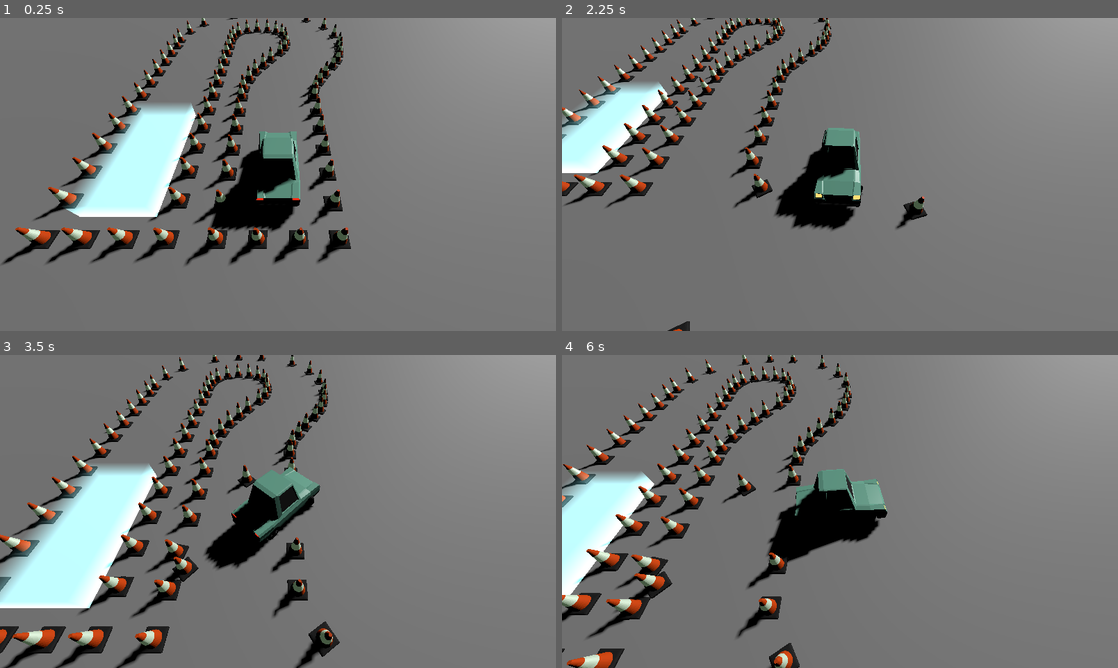
Above: before the commit, frames 1-4 (two rows, left to right).
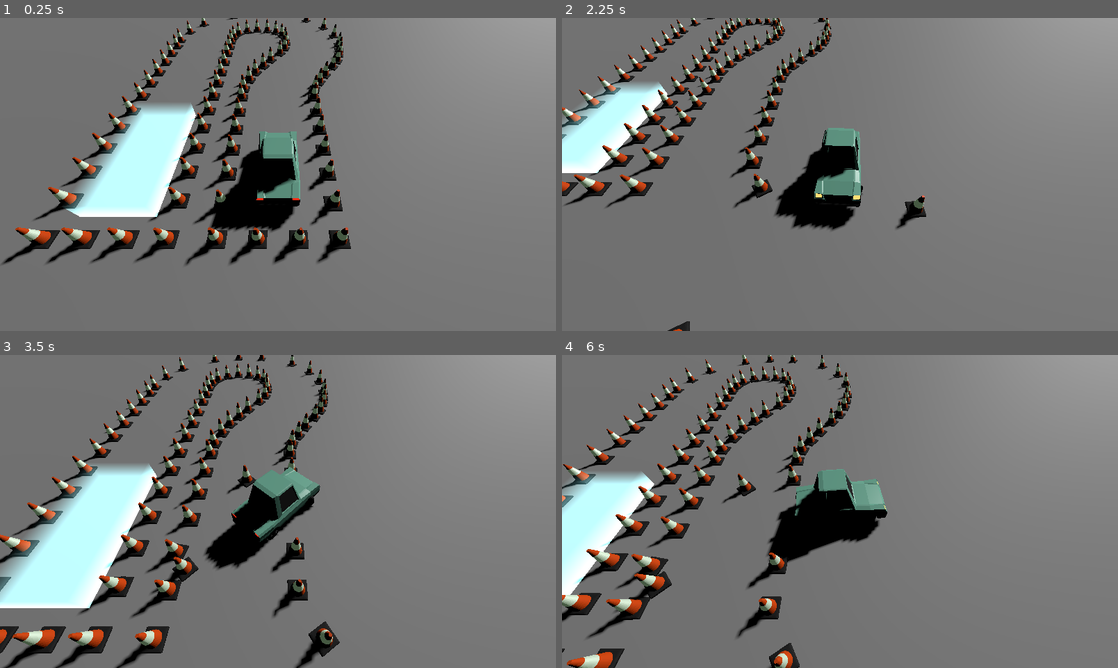
Above: after the commit, the same moments.

Repository: TomMurray/ValetV2
Game: Godot game, scene res://scenes/car_test.tscn
The game is run twice, just before and just after one commit, with the same random seed, the same clock (stepped at 60 frames per second) and the same inputs.
Inputs:
- Up to frame 1 (0.25 s): no input
- Up to frame 2 (2.25 s): hold Right (steer_right) 0.53-1.28 s; hold Down (brake_reverse) 1.28-2.03 s; hold Right (steer_right) from 2.03 s (still down)
- Up to frame 3 (3.5 s): release Right (steer_right) at 2.78 s; hold Up (accelerate) from 2.78 s (still down)
- Up to frame 4 (6 s): release Up (accelerate) at 3.53 s; hold Left (steer_left) 3.53-5.03 s; hold Down (brake_reverse) 5.03-5.78 s; hold Right (steer_right) from 5.78 s (still down)

The runs differ from the first frame. In frame 1, less than 0.1% of the frame differs, in the area x 29-35%, y 27-60%; in frame 2, less than 0.1%; in frame 3, less than 0.1%; in frame 4, less than 0.1%, in the area x 1-42%, y 36-99%.

Commit message:
Create some logic for and test out a simple area (cube) that tests for complete containment rather than just overlap

Diff:
--- a/project.godot
+++ b/project.godot
@@ -53,8 +53,9 @@
 
 [layer_names]
 
-3d_physics/layer_1="player"
-3d_physics/layer_2="obstacles"
+3d_physics/layer_1="immovable"
+3d_physics/layer_2="player"
+3d_physics/layer_3="obstacles"
 
 [rendering]
 
--- a/scenes/car_test.tscn
+++ b/scenes/car_test.tscn
@@ -31,6 +31,7 @@
 target = NodePath("../../picocar")
 
 [node name="ground" type="StaticBody3D" parent="."]
+collision_layer = 4
 metadata/_edit_lock_ = true
 
 [node name="CollisionShape3D" type="CollisionShape3D" parent="ground"]
@@ -273,4 +274,4 @@
 transform = Transform3D(-0.999134, 0, 0.0415966, 0, 1, 0, -0.0415966, 0, -0.999134, 5.6883, 0.0206865, 9.03422)
 
 [node name="objective_area" parent="." instance=ExtResource("5_ta1mn")]
-transform = Transform3D(1, 0, 0, 0, 0.3, 0, 0, 0, 2.12109, 4.17176, 0.31, 0.720426)
+transform = Transform3D(1, 0, 0, 0, 1, 0, 0, 0, 2.121, 4.172, 1.01, 0.72)
--- /dev/null
+++ b/scenes/containment_cube.tscn
@@ -0,0 +1,59 @@
+[gd_scene load_steps=6 format=3 uid="uid://cfityf1msljum"]
+
+[ext_resource type="Script" path="res://scripts/area3d_fully_contained.gd" id="1_4jf43"]
+
+[sub_resource type="BoxShape3D" id="BoxShape3D_4dwa3"]
+margin = 0.0
+size = Vector3(1, 0.2, 1)
+
+[sub_resource type="BoxShape3D" id="BoxShape3D_tioaj"]
+size = Vector3(0.2, 1.4, 1.4)
+
+[sub_resource type="BoxShape3D" id="BoxShape3D_ybe20"]
+size = Vector3(1, 1.4, 0.2)
+
+[sub_resource type="BoxShape3D" id="BoxShape3D_c70hs"]
+
+[node name="containment_cube" type="Node3D"]
+script = ExtResource("1_4jf43")
+
+[node name="ExclusionArea" type="Area3D" parent="."]
+collision_mask = 2
+input_ray_pickable = false
+monitorable = false
+
+[node name="CollisionShape3D" type="CollisionShape3D" parent="ExclusionArea"]
+transform = Transform3D(1, 0, 0, 0, 1, 0, 0, 0, 1, 0, -0.6, 0)
+shape = SubResource("BoxShape3D_4dwa3")
+
+[node name="CollisionShape3D2" type="CollisionShape3D" parent="ExclusionArea"]
+transform = Transform3D(1, 0, 0, 0, 1, 0, 0, 0, 1, -0.6, 0, 0)
+shape = SubResource("BoxShape3D_tioaj")
+
+[node name="CollisionShape3D4" type="CollisionShape3D" parent="ExclusionArea"]
+transform = Transform3D(1, 0, 0, 0, 1, 0, 0, 0, 1, 0.6, 0, 0)
+shape = SubResource("BoxShape3D_tioaj")
+
+[node name="CollisionShape3D5" type="CollisionShape3D" parent="ExclusionArea"]
+transform = Transform3D(1, 0, 0, 0, 1, 0, 0, 0, 1, 0, 0, 0.6)
+shape = SubResource("BoxShape3D_ybe20")
+
+[node name="CollisionShape3D6" type="CollisionShape3D" parent="ExclusionArea"]
+transform = Transform3D(1, 0, 0, 0, 1, 0, 0, 0, 1, 0, 0, -0.6)
+shape = SubResource("BoxShape3D_ybe20")
+
+[node name="CollisionShape3D3" type="CollisionShape3D" parent="ExclusionArea"]
+transform = Transform3D(1, 0, 0, 0, 1, 0, 0, 0, 1, 0, 0.6, 0)
+shape = SubResource("BoxShape3D_4dwa3")
+
+[node name="InclusionArea" type="Area3D" parent="."]
+collision_mask = 2
+monitorable = false
+
+[node name="CollisionShape3D" type="CollisionShape3D" parent="InclusionArea"]
+shape = SubResource("BoxShape3D_c70hs")
+
+[connection signal="body_entered" from="ExclusionArea" to="." method="_on_exclusion_area_body_entered"]
+[connection signal="body_exited" from="ExclusionArea" to="." method="_on_exclusion_area_body_exited"]
+[connection signal="body_entered" from="InclusionArea" to="." method="_on_inclusion_area_body_entered"]
+[connection signal="body_exited" from="InclusionArea" to="." method="_on_inclusion_area_body_exited"]
--- a/scenes/objective_area.tscn
+++ b/scenes/objective_area.tscn
@@ -1,8 +1,18 @@
-[gd_scene load_steps=2 format=3 uid="uid://btsndqkxonpfh"]
+[gd_scene load_steps=4 format=3 uid="uid://btsndqkxonpfh"]
 
+[ext_resource type="Script" path="res://scripts/objective_area.gd" id="1_5o0qc"]
 [ext_resource type="PackedScene" uid="uid://cjwcesada6xmm" path="res://scenes/xyz_cube_fade_up.tscn" id="1_mjnkl"]
+[ext_resource type="PackedScene" uid="uid://cfityf1msljum" path="res://scenes/containment_cube.tscn" id="3_j11vx"]
 
 [node name="objective_area" type="Node3D"]
+script = ExtResource("1_5o0qc")
 
 [node name="xyz_cube" parent="." instance=ExtResource("1_mjnkl")]
+transform = Transform3D(1, 0, 0, 0, 0.3, 0, 0, 0, 1, 0, -0.7, 0)
 base_colour = Color(0.521569, 0.913725, 0.956863, 0.611765)
+
+[node name="area" parent="." instance=ExtResource("3_j11vx")]
+transform = Transform3D(2, 0, 0, 0, 2, 0, 0, 0, 2, 0, 0, 0)
+
+[connection signal="body_entered" from="area" to="." method="_on_area_body_entered"]
+[connection signal="body_exited" from="area" to="." method="_on_area_body_exited"]
--- a/scenes/picocar.tscn
+++ b/scenes/picocar.tscn
@@ -7,6 +7,7 @@
 size = Vector3(1, 1.194, 2.356)
 
 [node name="picocar" node_paths=PackedStringArray("wheel_front_right", "wheel_front_left", "wheel_back_right", "wheel_back_left") instance=ExtResource("1_5i6mq")]
+collision_layer = 2
 collision_mask = 0
 script = ExtResource("2_lkg2x")
 wheel_front_right = NodePath("wheel_fr")
--- a/scenes/traffic_cone.tscn
+++ b/scenes/traffic_cone.tscn
@@ -106,8 +106,8 @@
 points = PackedVector3Array(-0.774544, 0, -0.706613, -0.774544, 0, 0.706438, -0.774544, 0.113461, -0.706613, -0.75468,  …(2045 unchanged characters)…
 
 [node name="traffic_cone" type="RigidBody3D"]
-collision_layer = 2
-collision_mask = 3
+collision_layer = 4
+collision_mask = 7
 
 [node name="Cone" type="MeshInstance3D" parent="."]
 transform = Transform3D(0.29915, 0, 0, 0, 0.29915, 0, 0, 0, 0.29915, 0, 0, 0)
--- /dev/null
+++ b/scripts/area3d_fully_contained.gd
@@ -0,0 +1,35 @@
+extends Node3D
+class_name Area3DFullyContained
+
+var in_exclusion_area : Dictionary
+var in_inclusion_area : Dictionary
+var tracked : Dictionary
+
+signal body_entered(body: Node3D)
+signal body_exited(body: Node3D)
+
+func update_tracked(body : Node3D):
+	if tracked.has(body):
+		if in_exclusion_area.has(body) or !in_inclusion_area.has(body):
+			body_exited.emit(body)
+			tracked.erase(body)
+	else:
+		if !in_exclusion_area.has(body) and in_inclusion_area.has(body):
+			body_entered.emit(body)
+			tracked[body] = true
+
+func _on_exclusion_area_body_entered(body):
+	in_exclusion_area[body] = true
+	update_tracked(body)
+
+func _on_exclusion_area_body_exited(body):
+	in_exclusion_area.erase(body)
+	update_tracked(body)
+
+func _on_inclusion_area_body_entered(body):
+	in_inclusion_area[body] = true
+	update_tracked(body)
+
+func _on_inclusion_area_body_exited(body):
+	in_inclusion_area.erase(body)
+	update_tracked(body)
--- /dev/null
+++ b/scripts/objective_area.gd
@@ -0,0 +1,10 @@
+extends Node3D
+class_name ObjectiveArea
+
+
+func _on_area_body_entered(body):
+	print("Body entered", body)
+
+
+func _on_area_body_exited(body):
+	print("Body exited", body)
